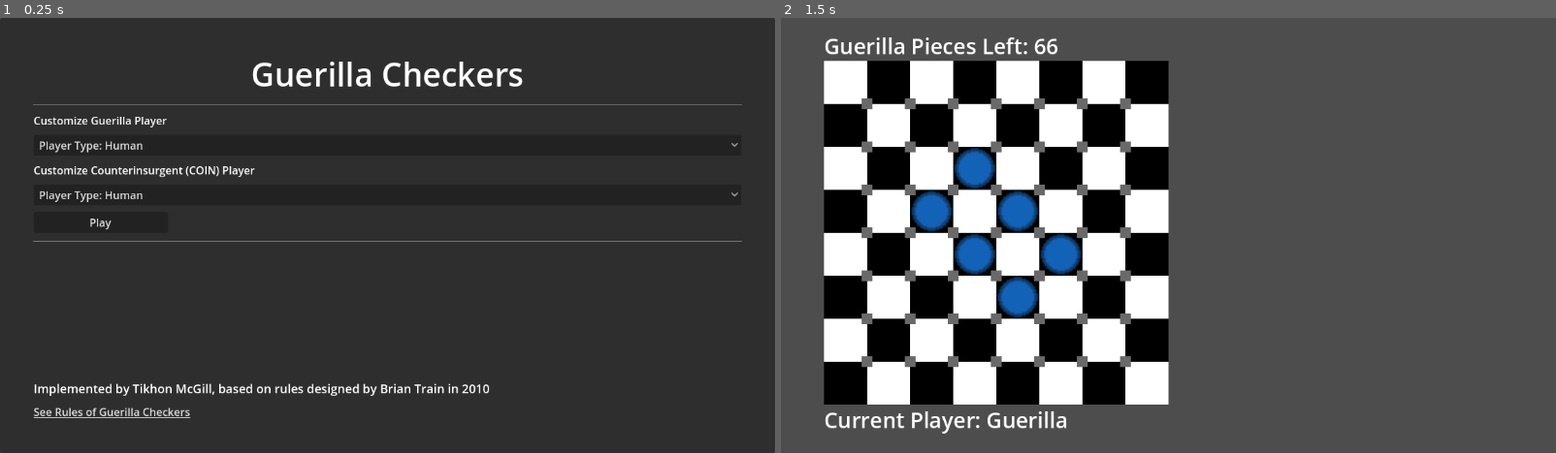
Above: before the commit, frames 1-2 (left to right).
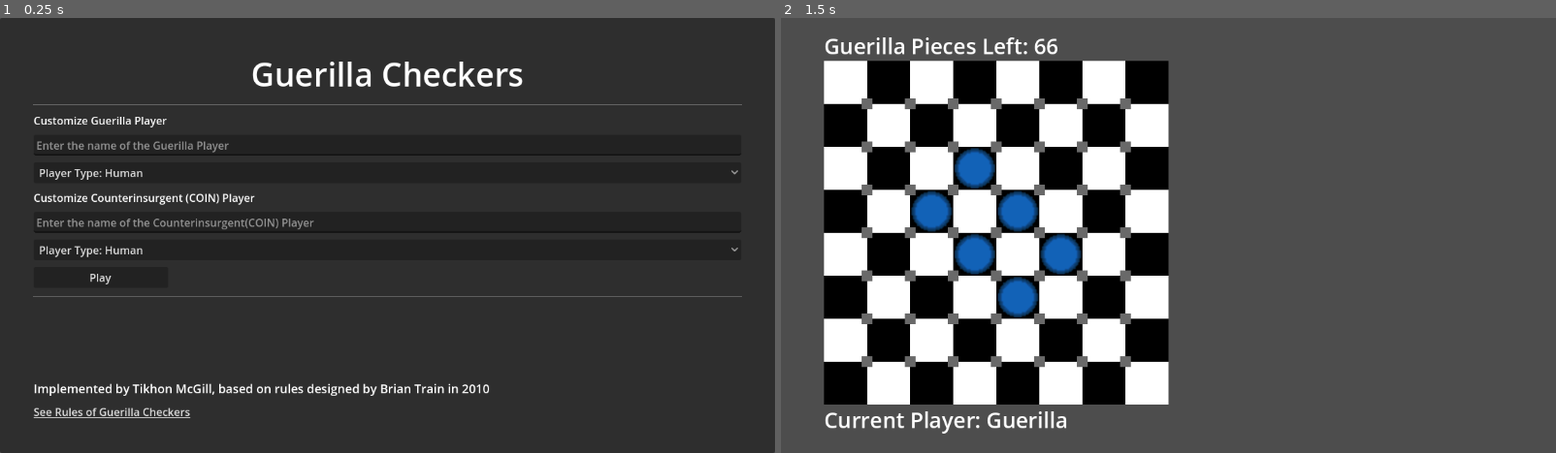
Above: after the commit, the same moments.

Repository: TikhonMcGill/guerilla-checkers
Game: Godot game, scene res://assets/scenes/main_menu/main_menu.tscn
Two runs of this game, one before a commit and one after it. Both use one fixed random seed, a clock stepped at 60 frames per second and the inputs below.
Inputs (mouse positions are in pixels of both pictures, inside the frame that each line leads up to):
- Up to frame 1 (0.25 s): no input
- Up to frame 2 (1.5 s): click "Play" at 0.5 s; tap Enter at 1.25 s; move the mouse to (1339, 213) at 1.27 s

The runs differ from the first frame. In frame 1, 2.1% of the frame differs, in the area x 4-96%, y 28-65%; in frame 2, nothing differs.

Commit message:
Add Game Over text, change guerilla piece

Diff:
--- a/assets/objects/game_manager.gd
+++ b/assets/objects/game_manager.gd
@@ -4,3 +4,6 @@
 
 var guerilla_player_type : PLAYER_TYPE = PLAYER_TYPE.HUMAN
 var coin_player_type : PLAYER_TYPE = PLAYER_TYPE.HUMAN
+
+var guerilla_player_name : String = "The Guerilla"
+var coin_player_name : String = "The Counterinsurgent"
--- a/assets/scenes/game_scene/game_scene.gd
+++ b/assets/scenes/game_scene/game_scene.gd
@@ -12,7 +12,10 @@
 var guerilla_player : Player
 var coin_player : Player
 
-@onready var quit_confirmation_dialog = $QuitConfirmationDialog
+@onready var quit_confirmation_dialog : ConfirmationDialog = $QuitConfirmationDialog
+
+@onready var game_over_container = $GameOverContainer
+@onready var winner_discussion_label = $GameOverContainer/MarginContainer/VBoxContainer/WinnerDiscussionLabel
 
 func _ready():
 	game_state = GameState.new()
@@ -78,12 +81,19 @@
 	game_board.show_current_player(game_state.get_current_player())
 
 func _on_game_state_game_over(winner : GameState.PLAYER):
+	var discussion_string = ""
+
 	if winner == GameState.PLAYER.GUERILLA:
-		print("Guerilla Victorious!")
+		discussion_string = "The Guerilla(%s) was victorious, succeeding in their struggle against The Counterinsurgent(%s)!" % [GameManager.guerilla_player_name,GameManager.coin_player_name]
 	elif winner == GameState.PLAYER.COIN:
-		print("COIN Victorious!")
+		discussion_string = "The Counterinsurgent(%s) was victorious, succeeding in quashing the Guerilla(%s)!" % [GameManager.coin_player_name,GameManager.guerilla_player_name]
 	elif winner == GameState.PLAYER.NOBODY:
-		print("Draw!")
+		discussion_string = "Neither the Guerilla(%s) nor Counterinsurgent(%s) was victorious - this Game ended in a Draw." % [GameManager.guerilla_player_name,GameManager.coin_player_name]
+
+	game_over_container.position = Vector2i((game_board.tile_size * 8) + game_board.tile_size,game_board.position.y)
+	game_over_container.size.y = game_board.tile_size * 8
+	winner_discussion_label.text = discussion_string
+	game_over_container.visible = true
 
 func simulate_move(move : Move) -> void:
 	game_state.take_move(move)
@@ -92,3 +102,9 @@
 		guerilla_player.do_move()
 	elif game_state.get_current_player() == GameState.PLAYER.COIN:
 		coin_player.do_move()
+
+func _on_replay_button_pressed():
+	get_tree().reload_current_scene()
+
+func _on_back_to_menu_button_pressed():
+	get_tree().change_scene_to_file(MAIN_MENU_PATH)
--- a/assets/scenes/game_scene/game_scene.tscn
+++ b/assets/scenes/game_scene/game_scene.tscn
@@ -16,4 +16,39 @@
 position = Vector2(64, 64)
 tile_size = 64
 
+[node name="GameOverContainer" type="PanelContainer" parent="."]
+visible = false
+
+[node name="MarginContainer" type="MarginContainer" parent="GameOverContainer"]
+layout_mode = 2
+theme_override_constants/margin_left = 5
+theme_override_constants/margin_top = 5
+theme_override_constants/margin_right = 5
+theme_override_constants/margin_bottom = 5
+
+[node name="VBoxContainer" type="VBoxContainer" parent="GameOverContainer/MarginContainer"]
+layout_mode = 2
+
+[node name="WinnerDiscussionLabel" type="Label" parent="GameOverContainer/MarginContainer/VBoxContainer"]
+layout_mode = 2
+size_flags_vertical = 3
+horizontal_alignment = 1
+vertical_alignment = 1
+autowrap_mode = 3
+
+[node name="HBoxContainer" type="HBoxContainer" parent="GameOverContainer/MarginContainer/VBoxContainer"]
+layout_mode = 2
+
+[node name="ReplayButton" type="Button" parent="GameOverContainer/MarginContainer/VBoxContainer/HBoxContainer"]
+custom_minimum_size = Vector2(200, 0)
+layout_mode = 2
+text = "Replay"
+
+[node name="BackToMenuButton" type="Button" parent="GameOverContainer/MarginContainer/VBoxContainer/HBoxContainer"]
+custom_minimum_size = Vector2(200, 0)
+layout_mode = 2
+text = "Back to Main Menu"
+
 [connection signal="confirmed" from="QuitConfirmationDialog" to="." method="_on_quit_confirmation_dialog_confirmed"]
+[connection signal="pressed" from="GameOverContainer/MarginContainer/VBoxContainer/HBoxContainer/ReplayButton" to="." method="_on_replay_button_pressed"]
+[connection signal="pressed" from="GameOverContainer/MarginContainer/VBoxContainer/HBoxContainer/BackToMenuButton" to="." method="_on_back_to_menu_button_pressed"]
--- a/assets/scenes/main_menu/main_menu.gd
+++ b/assets/scenes/main_menu/main_menu.gd
@@ -4,6 +4,9 @@
 
 @onready var guerilla_player_select = $PanelContainer/MarginContainer/VBoxContainer/GuerillaPlayerSelect
 @onready var counterinsurgent_player_select = $PanelContainer/MarginContainer/VBoxContainer/CounterinsurgentPlayerSelect
+
+@onready var guerilla_name_edit = $PanelContainer/MarginContainer/VBoxContainer/GuerillaNameEdit
+@onready var counterinsurgent_name_edit = $PanelContainer/MarginContainer/VBoxContainer/CounterinsurgentNameEdit
 
 func _on_play_button_pressed():
 	_set_settings()
@@ -27,3 +30,11 @@
 		GameManager.coin_player_type = GameManager.PLAYER_TYPE.UTILITY
 	elif counterinsurgent_player_select.selected == 3:
 		GameManager.coin_player_type = GameManager.PLAYER_TYPE.MINMAX
+
+	if guerilla_name_edit.text == "":
+		guerilla_name_edit.text = "The Guerilla"
+	if counterinsurgent_name_edit.text == "":
+		counterinsurgent_name_edit.text = "The Counterinsurgent"
+
+	GameManager.guerilla_player_name = guerilla_name_edit.text
+	GameManager.coin_player_name = counterinsurgent_name_edit.text
--- a/assets/scenes/main_menu/main_menu.tscn
+++ b/assets/scenes/main_menu/main_menu.tscn
@@ -44,6 +44,10 @@
 layout_mode = 2
 text = "Customize Guerilla Player"
 
+[node name="GuerillaNameEdit" type="LineEdit" parent="PanelContainer/MarginContainer/VBoxContainer"]
+layout_mode = 2
+placeholder_text = "Enter the name of the Guerilla Player"
+
 [node name="GuerillaPlayerSelect" type="OptionButton" parent="PanelContainer/MarginContainer/VBoxContainer"]
 layout_mode = 2
 item_count = 4
@@ -60,6 +64,10 @@
 [node name="CounterinsurgentPlayerLabel" type="Label" parent="PanelContainer/MarginContainer/VBoxContainer"]
 layout_mode = 2
 text = "Customize Counterinsurgent (COIN) Player"
+
+[node name="CounterinsurgentNameEdit" type="LineEdit" parent="PanelContainer/MarginContainer/VBoxContainer"]
+layout_mode = 2
+placeholder_text = "Enter the name of the Counterinsurgent(COIN) Player"
 
 [node name="CounterinsurgentPlayerSelect" type="OptionButton" parent="PanelContainer/MarginContainer/VBoxContainer"]
 layout_mode = 2
Not shown, changed: Plans.txt
Binary file changed: assets/scenes/game_board/guerilla_piece/guerilla_piece.png
